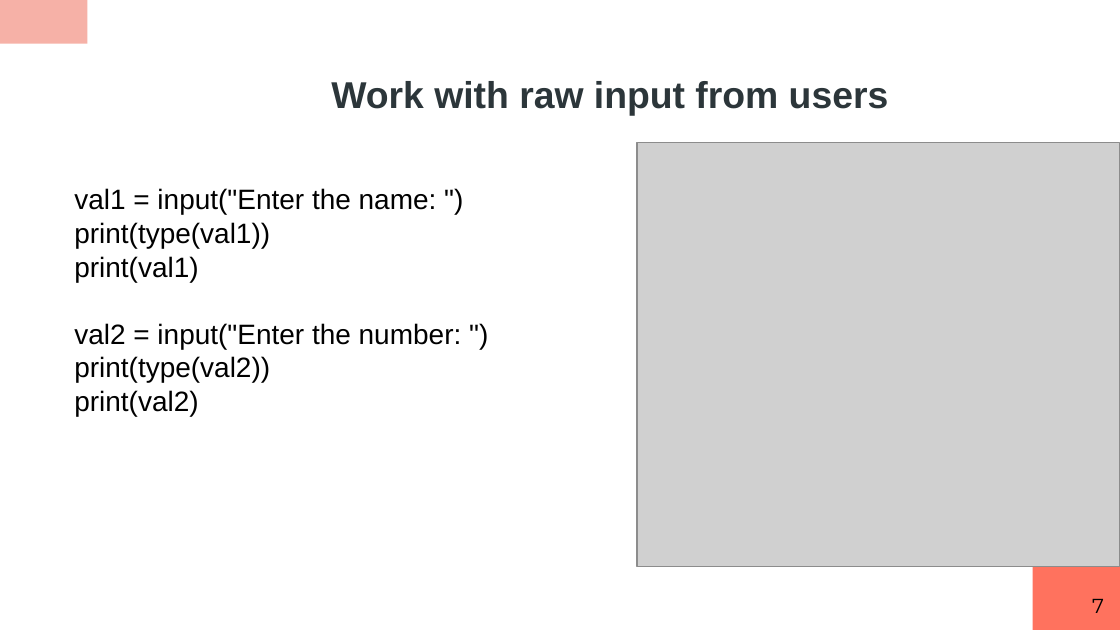
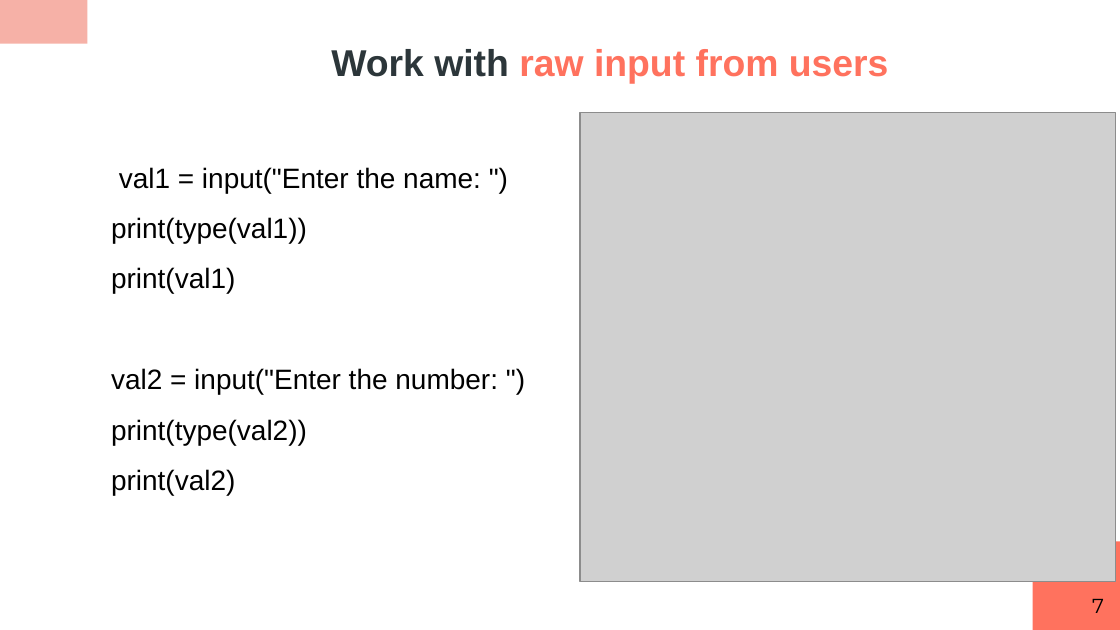
Before and after one commit to RashmivernekarN/ai_with_python_keonics, a slide deck: slide 7 of module2/ppt/Python Scripting.pptx. Drawn at 1120x630 pixels with LibreOffice and Linux fonts; fonts in the diff are those of the drawing; grey boxes stand for pictures. Boxes give left, top, right and bottom in pixels: in the first picture for what was removed or moved away, otherwise in the second. Text is boxed around its words. In the diff, an @@ line names an element or a change of style, - is before the commit and + after.

```diff
--- a/module2/ppt/Python Scripting.pptx
+++ b/module2/ppt/Python Scripting.pptx
@@ title "Work with raw input from ...": place and size @@
-title "Work with raw input from ..." at (331, 81, 889, 116)
+title "Work with raw input from ..." at (331, 49, 889, 84)
@@ title "Work with raw input from ..." at (331, 49, 889, 84): text colour #2C363A to #FF725E in "raw input from users" @@
@@ picture: place and size @@
-picture at (637, 143, 1120, 567)
+picture at (580, 112, 1116, 581)
@@ text "val1 = input("Enter the name: ...": place and size @@
-text "val1 = input("Enter the name: ..." at (74, 188, 462, 416)
+text "val1 = input("Enter the name: ..." at (111, 167, 498, 495)
@@ text "val1 = input("Enter the name: ..." at (111, 167, 498, 495): line spacing 1 to 1.5 @@
```
Also in this commit, not shown: 27 other slides changed, 39 slides added, 4 slides removed, 4 other files.
